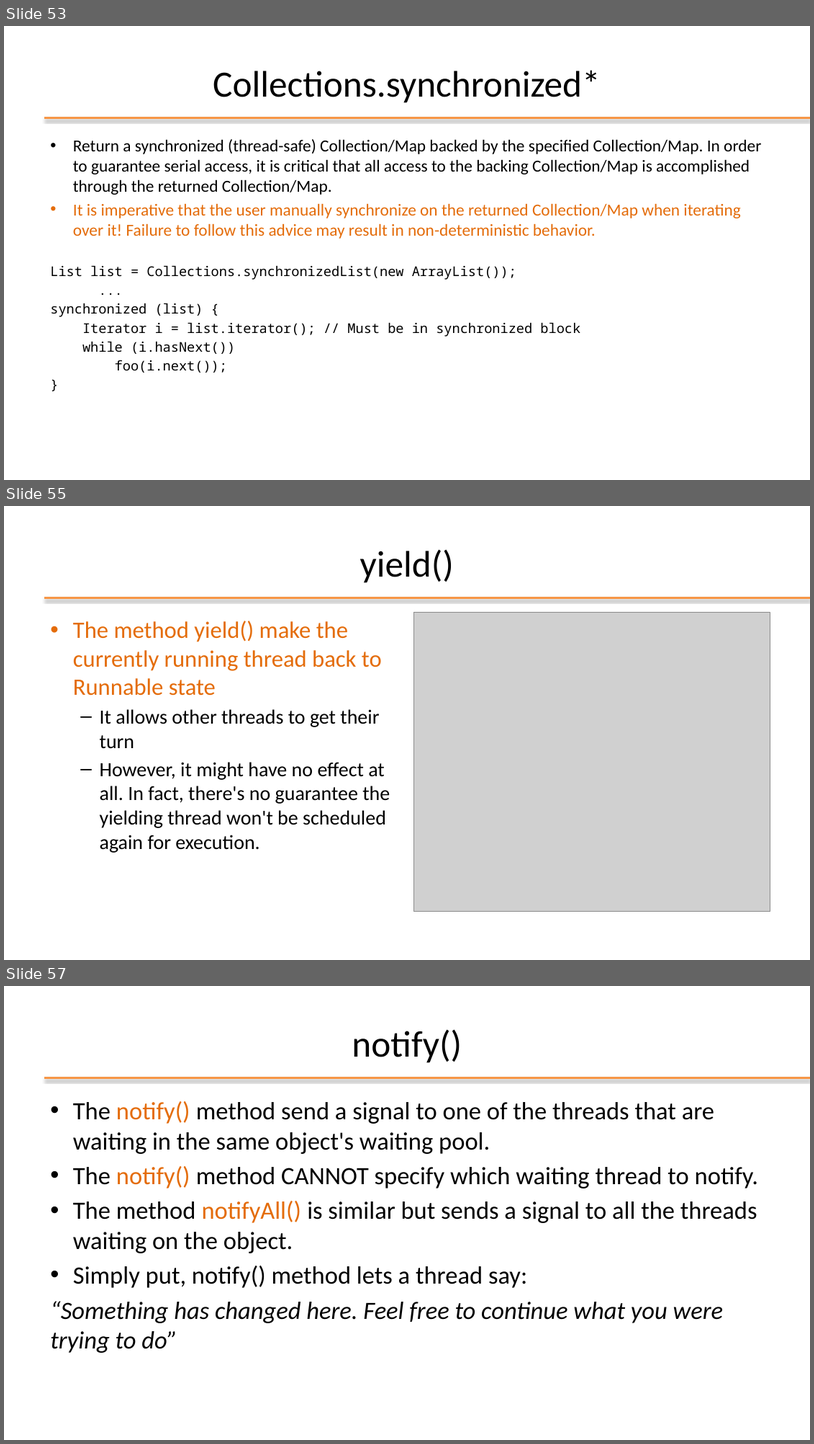
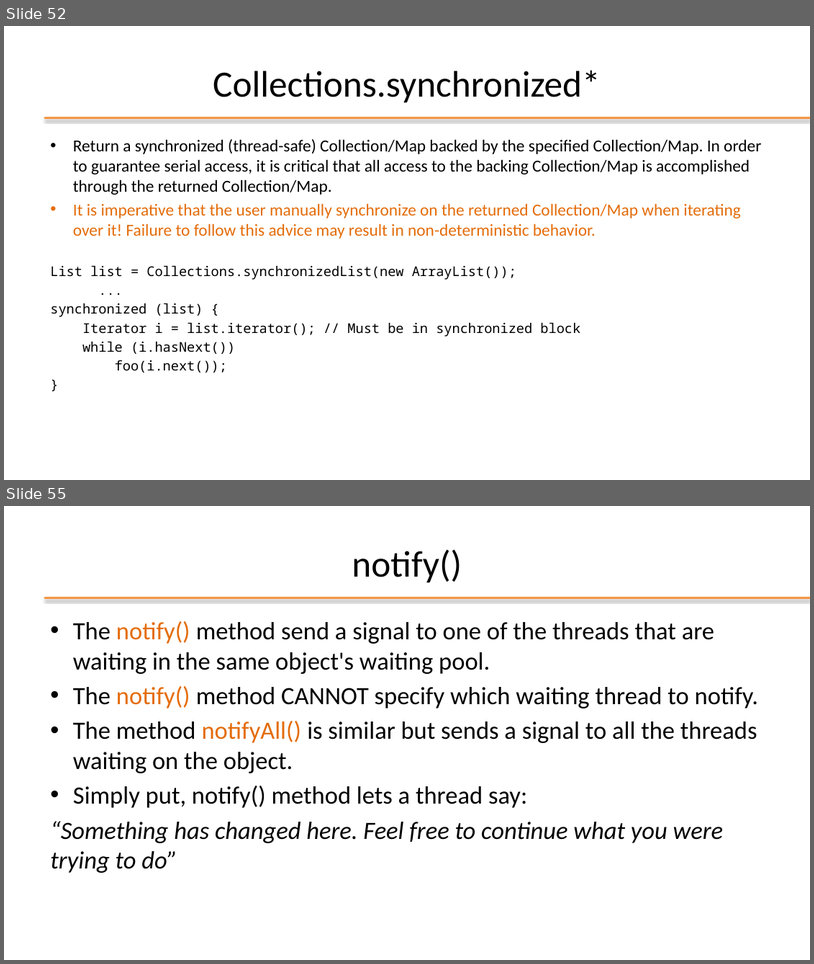
Before and after one commit to plctechnician/ooprogramming, a slide deck: java/slides/ppt/08 - Java Multi-Threading.pptx. Shown one above the other, each under a label of ours: slides 53, 55 and 57 before the commit, slides 52 and 55 after it; the slides between them are not shown. The pictures are 814x1444 and 814x964 pixels, drawn with LibreOffice and Linux fonts; fonts in the diff are those of the drawing; grey boxes stand for pictures; background and template pictures are left out. Boxes give left, top, right and bottom in pixels: in the first picture for what was removed or moved away, otherwise in the second. Text is boxed around its words. In the diff, an @@ line names an element or a change of style, - is before the commit and + after.

```diff
--- a/java/slides/ppt/08 - Java Multi-Threading.pptx
+++ b/java/slides/ppt/08 - Java Multi-Threading.pptx
@@ slide 55 removed at <box>4,506,810,960</box>, background #FFFFFF; not listed: 1 template element that a slide beside it also shows @@
@@ title removed at <box>360,549,454,583</box> @@
-yield()
@@ picture removed at <box>414,612,771,911</box> @@
@@ text removed at <box>73,620,390,852</box> @@
-• The method yield() make the currently running thread back to Runnable state
-  – It allows other threads to get their turn
-  – However, it might have no effect at all. In fact, there's no guarantee the yielding thread won't be scheduled again for execution.
@@ what was slide 53 is now slide 52 @@
@@ what was slide 57 is now slide 55 @@
```
Also in this commit, not shown: 11 slides changed, 1 slide added, 1 other slide removed, 6 other files.
